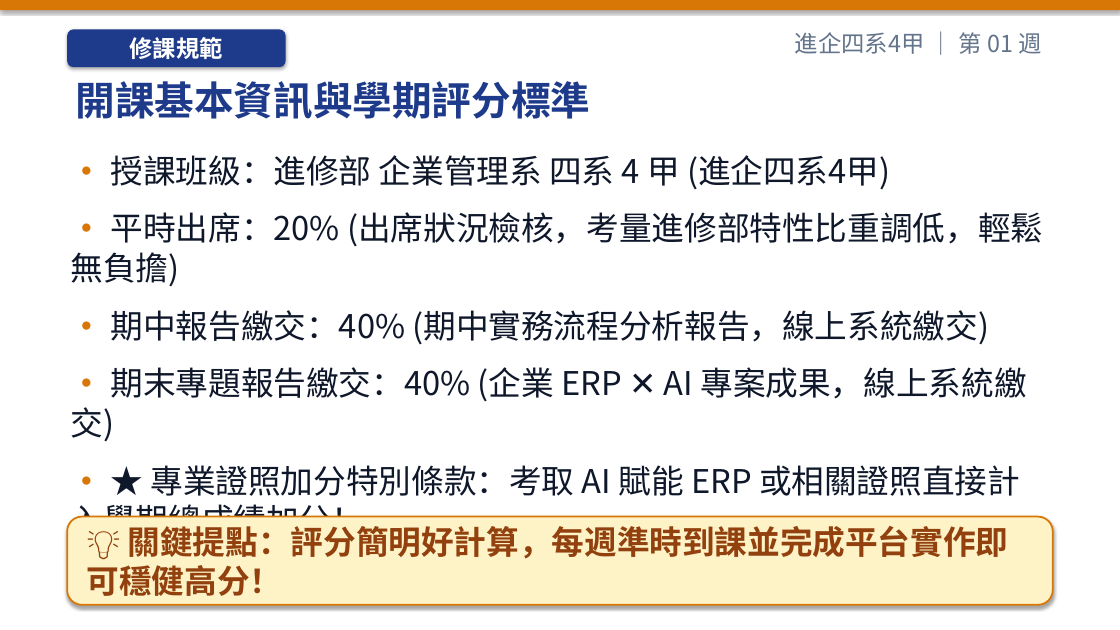
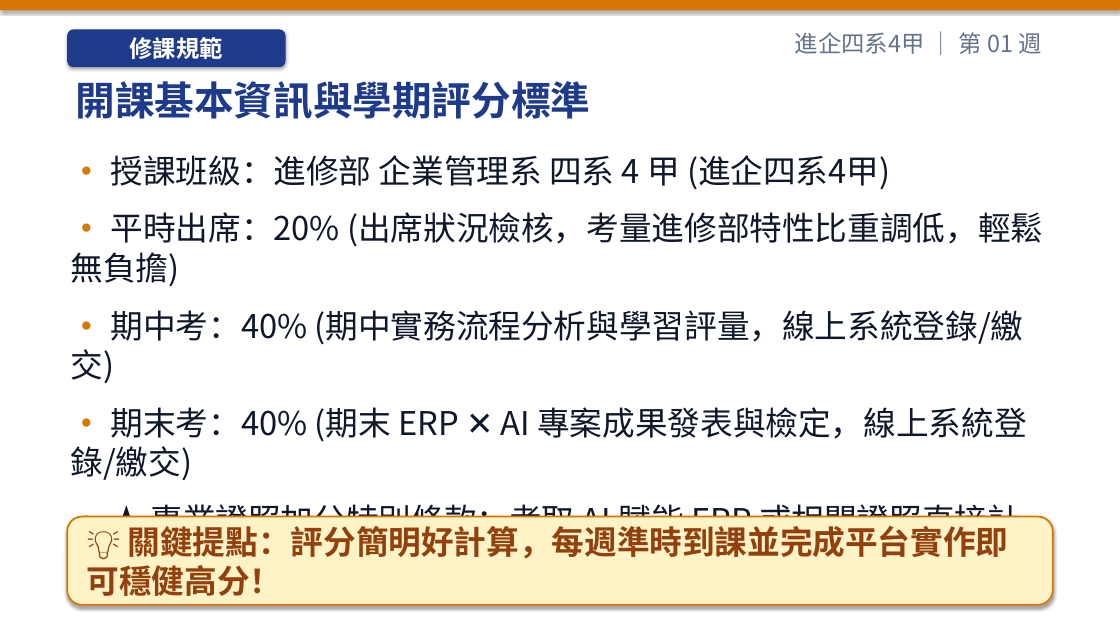
Before and after one commit to h12s12bs/vnu-enterprise-resource-planning, a slide deck: slide 3 of 01_每週教學簡報_PPT/ERP_第01週_課程導論、ERP_概念演進與數位轉型.pptx. Drawn at 1120x630 pixels with LibreOffice and Linux fonts; fonts in the diff are those of the drawing. Boxes give left, top, right and bottom in pixels: in the first picture for what was removed or moved away, otherwise in the second. Text is boxed around its words. In the diff, an @@ line names an element or a change of style, - is before the commit and + after.

Commit message:
feat: rename assessment to 期中考 and 期末考, refine W1 setup pacing, and add W18 GitHub Pages showcase

```diff
--- a/01_每週教學簡報_PPT/ERP_第01週_課程導論、ERP_概念演進與數位轉型.pptx
+++ b/01_每週教學簡報_PPT/ERP_第01週_課程導論、ERP_概念演進與數位轉型.pptx
@@ text at bbox=[71, 310, 1026, 480]: text changed @@
-• 期中報告繳交：40% (期中實務流程分析報告，線上系統繳交)
-• 期末專題報告繳交：40% (企業 ERP ✕ AI 專案成果，線上系統繳交)
+• 期中考：40% (期中實務流程分析與學習評量，線上系統登錄/繳交)
+• 期末考：40% (期末 ERP ✕ AI 專案成果發表與檢定，線上系統登錄/繳交)
```
Also in this commit, not shown: 12 other slides changed, 46 other files.
